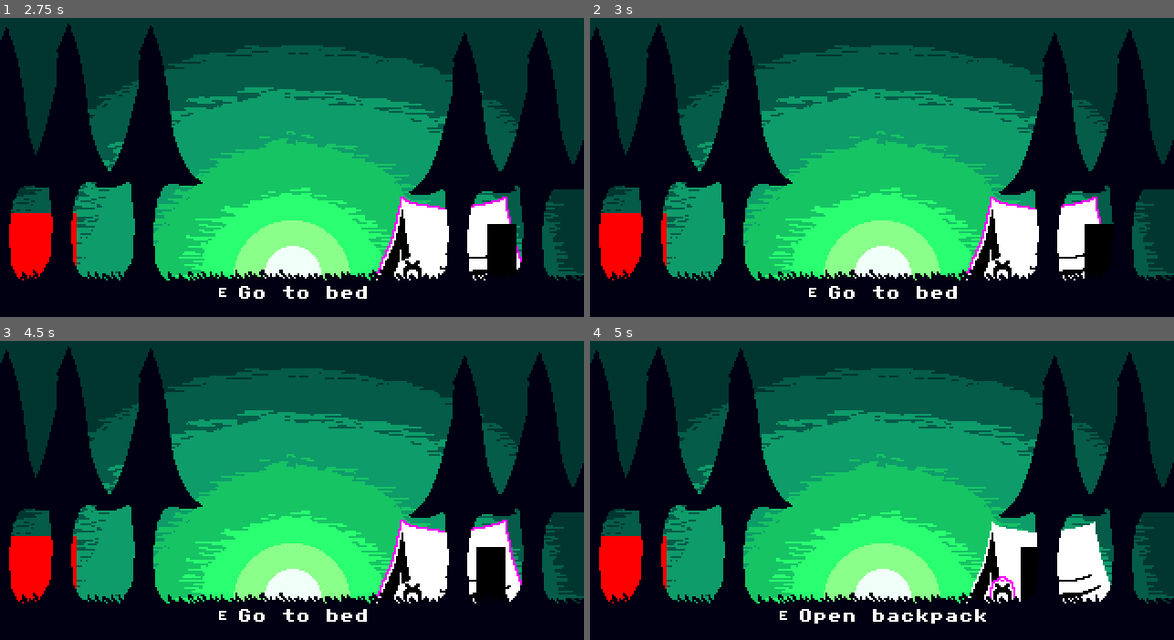
Above: before the commit, frames 1-4 (two rows, left to right).
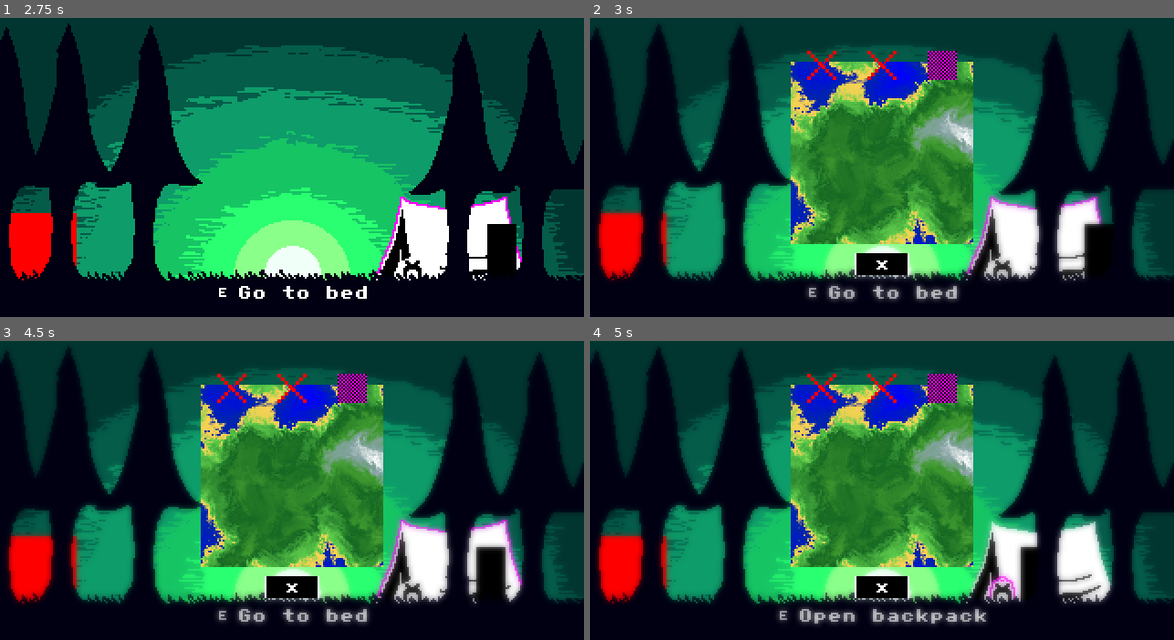
Above: after the commit, the same moments.

Repository: N0nken/turn-based
Game: Godot game, scene res://Scenes/Base of Operations/base_of_operations.tscn
Same seed, same stepped clock (60 frames per second), same inputs: the game is played once before the commit and once after it. The project has no main scene, so this scene is started directly.
Inputs (mouse positions are in pixels of both pictures, inside the frame that each line leads up to):
- Up to frame 1 (2.75 s): tap Enter at 0.5 s; hold D (move_right) 0.53-1.28 s; hold E (interact) 0.53-1.28 s; hold Escape (menu_back, bound only after the commit) 1.28-2.03 s; tap E (interact) at 1.35, 2.3 s; tap Space at 2 s; hold D (move_right) from 2.03 s (still down); hold Shift (run) from 2.03 s (still down)
- Up to frame 2 (3 s): release D (move_right) at 2.78 s; release Shift (run) at 2.78 s; hold W (move_up) from 2.78 s (still down); tap E (interact) at 2.85 s
- Up to frame 3 (4.5 s): release W (move_up) at 3.5 s; click (292, 586) at 3.5 s, where only the run after the commit has a clickable "x"; tap Enter at 4.25 s; hold A (move_left) from 4.28 s (still down); hold E (interact) from 4.28 s (still down)
- Up to frame 4 (5 s): keep holding A (move_left); keep holding E (interact)

Frame 1 is identical in both runs. In frame 2, 27% of the frame differs, in the area x 0-100%, y 10-95%; in frame 3, 28%; in frame 4, 28%, in the area x 0-100%, y 10-96%.

Commit message:
add tent map

Diff:
--- /dev/null
+++ b/Assets/Tent Map Gradients/mountainous_forest.tres
@@ -0,0 +1,5 @@
+[gd_resource type="Gradient" format=3 uid="uid://b2wqnvapsqmot"]
+
+[resource]
+offsets = PackedFloat32Array(0, 0.280992, 0.30854, 0.333333, 0.366391, 0.53719, 0.724518, 0.812672, 0.873278, 1)
+colors = PackedColorArray(0, 0, 1, 1, 0, 0.154, 0.66, 1, 1, 0.821333, 0.33, 1, 0.927681, 0.820019, 0.326487, 1, 0.376245, 0.81, 0.2997, 1, 0.0861, 0.41, 0.134685, 1, 0.252235, 0.61, 0.1891, 1, 0.461201, 0.633, 0.533318, 1, 0.5248, 0.64, 0.63808, 1, 1, 1, 1, 1)
--- a/Prefabs/Interactables/Tent/map.gdshader
+++ b/Prefabs/Interactables/Tent/map.gdshader
@@ -1,21 +1,26 @@
 shader_type canvas_item;
 
-uniform sampler2D noise;
+uniform sampler2D height_map;
+uniform sampler2D detail_height_map;
+uniform sampler2D gradient;
 
 void vertex() {
 	// Called for every vertex the material is visible on.
 }
 
 void fragment() {
-	vec4 noise_color = texture(noise, UV);
-	float avg_color = (noise_color.r + noise_color.g + noise_color.b) / 3.0;
-	if (avg_color < 0.3) {
-		COLOR.rgb = vec3(0.0, 0.0, 1.0);
-	} else if (avg_color < 0.6) {
-		COLOR.rgb = vec3(0.0, 1.0, 0.0);
-	} else if (avg_color < 0.9) {
-		COLOR.rgb = vec3(0.1, 0.1, 0.1);
-	}
+	vec4 height_color = texture(height_map, UV);
+	float height = (height_color.r + height_color.g + height_color.b) / 3.0;
+	COLOR = height_color;
+	//COLOR.rgb = texture(color_curve, vec2(height, UV.y)).rgb;
+	//vec4 detail_height_color = texture(detail_height_map, UV);
+	//float brightness_factor = height / COLOR.b;
+	//if (COLOR.r >= COLOR.g && COLOR.r >= COLOR.b) {
+		//brightness_factor = height / COLOR.r;
+	//} else if (COLOR.g >= COLOR.r && COLOR.g >= COLOR.b) {
+		//brightness_factor = height / COLOR.g;
+	//}
+	//COLOR.rgb *= brightness_factor;
 }
 
 //void light() {
--- /dev/null
+++ b/Prefabs/Interactables/Tent/tent_map.gd
@@ -0,0 +1,54 @@
+class_name TentUI
+extends Control
+
+@export var shader_map : ColorRect = null
+@export var shader_map_gradients : Array[Gradient] = []
+@export var randomize_color_curve := false
+@export var dungeon_icons : Array[Texture2D] = []
+@export var dungeon_count := 3
+@export var dungeon_position_x_offset := Vector2i(5, 5)
+@export var dungeon_position_graph : Graph = null
+
+var graph_offset = randi_range(0, 50)
+var packed_dungeon := preload(Filepaths.MAP_DUNGEON)
+
+func _ready() -> void:
+	if shader_map:
+		var height_map : NoiseTexture2D = shader_map.material.get_shader_parameter("height_map")
+		height_map.noise.seed = randi()
+		if randomize_color_curve:
+			height_map.color_ramp = shader_map_gradients.pick_random()
+		shader_map.material.set_shader_parameter("height_map", height_map)
+	generate_dungeons(dungeon_count)
+	self.visibility_changed.connect(_on_visibility_changed)
+
+
+func _input(event: InputEvent) -> void:
+	if visible:
+		if event.is_action_pressed("menu_back"):
+			self.hide()
+
+
+func generate_dungeons(count : int) -> void:
+	for i in range(count):
+		var new_dungeon := packed_dungeon.instantiate()
+		new_dungeon.icon = dungeon_icons.pick_random()
+		var c := 100 / count * (i + 1)
+		new_dungeon.position.x = randi_range(c - dungeon_position_x_offset.x, c + dungeon_position_x_offset.y) - 100 / (2 * count) - new_dungeon.size.x / 2
+		new_dungeon.position.y = get_dungeon_y(new_dungeon.position.x)
+		new_dungeon.position -= Vector2(50, 50)
+		get_node("Map").add_child(new_dungeon)
+
+
+func get_dungeon_y(x : int) -> int:
+	return int(dungeon_position_graph.sample([x, graph_offset]))
+	#return int(32 * sin(2 * PI / 50 * (x + graph_offset)) + 50)
+
+
+func _on_button_pressed() -> void:
+	self.hide()
+
+
+func _on_visibility_changed() -> void:
+	if visible:
+		get_node("Button").grab_focus()
--- /dev/null
+++ b/Prefabs/Interactables/Tent/tent_map.tscn
@@ -0,0 +1,90 @@
+[gd_scene load_steps=14 format=3 uid="uid://byx5c1c0bquj2"]
+
+[ext_resource type="Script" uid="uid://dqr0pgjm4qat4" path="res://Prefabs/Interactables/Tent/tent_map.gd" id="1_g55hc"]
+[ext_resource type="Shader" uid="uid://dif7bjvktfkd4" path="res://Prefabs/Interactables/Tent/map.gdshader" id="2_1lmj1"]
+[ext_resource type="Shader" uid="uid://c0ni6abajndjg" path="res://Shaders/blur.gdshader" id="2_l3qgq"]
+[ext_resource type="Texture2D" uid="uid://c0conprn03r4g" path="res://Assets/Images/Icons/misc/16x16_cross.png" id="2_xil32"]
+[ext_resource type="Texture2D" uid="uid://ccna04omuucp8" path="res://Assets/Images/Icons/misc/lock.png" id="3_1xitt"]
+[ext_resource type="Gradient" uid="uid://b2wqnvapsqmot" path="res://Assets/Tent Map Gradients/mountainous_forest.tres" id="3_5eas0"]
+[ext_resource type="Texture2D" uid="uid://ckkl5netvo8e1" path="res://Assets/Images/Icons/misc/16x16_texture_not_found.png" id="4_4m2lk"]
+[ext_resource type="Script" uid="uid://dtqk60bdwkv33" path="res://Resources/graph.gd" id="5_1xitt"]
+
+[sub_resource type="Resource" id="Resource_1xitt"]
+script = ExtResource("5_1xitt")
+function = "32 * sin(2 * PI / 50 * (x + graph_offset)) + 50"
+variables = Array[String](["x", "y"])
+metadata/_custom_type_script = "uid://dtqk60bdwkv33"
+
+[sub_resource type="ShaderMaterial" id="ShaderMaterial_k4f0x"]
+shader = ExtResource("2_l3qgq")
+shader_parameter/lod = 0.6
+
+[sub_resource type="FastNoiseLite" id="FastNoiseLite_l3qgq"]
+noise_type = 3
+domain_warp_enabled = true
+domain_warp_frequency = 0.03
+domain_warp_fractal_octaves = 10
+
+[sub_resource type="NoiseTexture2D" id="NoiseTexture2D_k4f0x"]
+width = 100
+height = 100
+color_ramp = ExtResource("3_5eas0")
+noise = SubResource("FastNoiseLite_l3qgq")
+
+[sub_resource type="ShaderMaterial" id="ShaderMaterial_5eas0"]
+shader = ExtResource("2_1lmj1")
+shader_parameter/height_map = SubResource("NoiseTexture2D_k4f0x")
+
+[node name="TentUI" type="Control" node_paths=PackedStringArray("shader_map")]
+layout_mode = 3
+anchors_preset = 15
+anchor_right = 1.0
+anchor_bottom = 1.0
+grow_horizontal = 2
+grow_vertical = 2
+script = ExtResource("1_g55hc")
+shader_map = NodePath("Map/ShaderMapTexture")
+dungeon_icons = Array[Texture2D]([ExtResource("2_xil32"), ExtResource("3_1xitt"), ExtResource("4_4m2lk")])
+dungeon_position_x_offset = Vector2i(0, 0)
+dungeon_position_graph = SubResource("Resource_1xitt")
+
+[node name="BackgroundBlur" type="ColorRect" parent="."]
+material = SubResource("ShaderMaterial_k4f0x")
+layout_mode = 1
+anchors_preset = 15
+anchor_right = 1.0
+anchor_bottom = 1.0
+grow_horizontal = 2
+grow_vertical = 2
+color = Color(0, 0, 0, 1)
+
+[node name="Button" type="Button" parent="."]
+layout_mode = 0
+offset_left = 145.0
+offset_top = 145.0
+offset_right = 175.0
+offset_bottom = 157.0
+text = "x"
+
+[node name="Map" type="Control" parent="."]
+layout_mode = 1
+anchor_left = 0.344
+anchor_top = 0.222
+anchor_right = 0.656
+anchor_bottom = 0.778
+offset_left = -0.0800018
+offset_top = 0.0399971
+offset_right = 0.0799866
+offset_bottom = -0.0400085
+
+[node name="ShaderMapTexture" type="ColorRect" parent="Map"]
+texture_filter = 1
+material = SubResource("ShaderMaterial_5eas0")
+layout_mode = 1
+anchors_preset = 15
+anchor_right = 1.0
+anchor_bottom = 1.0
+grow_horizontal = 2
+grow_vertical = 2
+
+[connection signal="pressed" from="Button" to="." method="_on_button_pressed"]
--- /dev/null
+++ b/Prefabs/Interactables/Tent/tent_map_dungeon.gd
@@ -0,0 +1,11 @@
+class_name TentMapDungeon
+extends Button
+
+var total_dungeon_count := 3
+var dungeon_index := 0
+var dungeon_position_x_offset := Vector2i(5, 5)
+var graph_offset := randi_range(0, 50)
+
+func _ready() -> void:
+	pass
+	#self.position -= Vector2(50, 50)
--- /dev/null
+++ b/Prefabs/Interactables/Tent/tent_map_dungeon.tscn
@@ -0,0 +1,52 @@
+[gd_scene load_steps=13 format=3 uid="uid://18kpyukf61f4"]
+
+[ext_resource type="Script" uid="uid://ct23hdmjy02eo" path="res://Prefabs/Interactables/Tent/tent_map_dungeon.gd" id="1_1u5nn"]
+
+[sub_resource type="StyleBoxEmpty" id="StyleBoxEmpty_2j71m"]
+
+[sub_resource type="StyleBoxEmpty" id="StyleBoxEmpty_1u5nn"]
+
+[sub_resource type="StyleBoxEmpty" id="StyleBoxEmpty_hpqod"]
+
+[sub_resource type="StyleBoxEmpty" id="StyleBoxEmpty_s5qw5"]
+
+[sub_resource type="StyleBoxEmpty" id="StyleBoxEmpty_l5lx7"]
+
+[sub_resource type="StyleBoxEmpty" id="StyleBoxEmpty_pdh43"]
+
+[sub_resource type="StyleBoxEmpty" id="StyleBoxEmpty_2f6is"]
+
+[sub_resource type="StyleBoxEmpty" id="StyleBoxEmpty_1vf0s"]
+
+[sub_resource type="StyleBoxEmpty" id="StyleBoxEmpty_frpje"]
+
+[sub_resource type="StyleBoxEmpty" id="StyleBoxEmpty_2jc08"]
+
+[sub_resource type="StyleBoxEmpty" id="StyleBoxEmpty_iys3o"]
+
+[node name="TentMapDungeon" type="Button"]
+anchors_preset = 8
+anchor_left = 0.5
+anchor_top = 0.5
+anchor_right = 0.5
+anchor_bottom = 0.5
+offset_left = -2.0
+offset_top = -2.0
+offset_right = 2.0
+offset_bottom = 2.0
+grow_horizontal = 2
+grow_vertical = 2
+size_flags_horizontal = 4
+size_flags_vertical = 4
+theme_override_styles/focus = SubResource("StyleBoxEmpty_2j71m")
+theme_override_styles/disabled_mirrored = SubResource("StyleBoxEmpty_1u5nn")
+theme_override_styles/disabled = SubResource("StyleBoxEmpty_hpqod")
+theme_override_styles/hover_pressed_mirrored = SubResource("StyleBoxEmpty_s5qw5")
+theme_override_styles/hover_pressed = SubResource("StyleBoxEmpty_l5lx7")
+theme_override_styles/hover_mirrored = SubResource("StyleBoxEmpty_pdh43")
+theme_override_styles/hover = SubResource("StyleBoxEmpty_2f6is")
+theme_override_styles/pressed_mirrored = SubResource("StyleBoxEmpty_1vf0s")
+theme_override_styles/pressed = SubResource("StyleBoxEmpty_frpje")
+theme_override_styles/normal_mirrored = SubResource("StyleBoxEmpty_2jc08")
+theme_override_styles/normal = SubResource("StyleBoxEmpty_iys3o")
+script = ExtResource("1_1u5nn")
--- a/Prefabs/Interactables/Tent/tent_ui.gd
+++ /dev/null
@@ -1,10 +0,0 @@
-class_name TentUI
-extends Control
-
-@export var shader_map : ColorRect = null
-
-func _ready() -> void:
-	if shader_map:
-		var noise_texture : NoiseTexture2D = shader_map.material.get_shader_parameter("noise")
-		noise_texture.noise.seed = randi()
-		shader_map.material.set_shader_parameter("noise", noise_texture)
--- a/Prefabs/Interactables/Tent/tent_ui.tscn
+++ /dev/null
@@ -1,46 +0,0 @@
-[gd_scene load_steps=6 format=3 uid="uid://byx5c1c0bquj2"]
-
-[ext_resource type="Script" uid="uid://dqr0pgjm4qat4" path="res://Prefabs/Interactables/Tent/tent_ui.gd" id="1_g55hc"]
-[ext_resource type="Shader" uid="uid://dif7bjvktfkd4" path="res://Prefabs/Interactables/Tent/map.gdshader" id="2_1lmj1"]
-
-[sub_resource type="FastNoiseLite" id="FastNoiseLite_1lmj1"]
-noise_type = 3
-frequency = 0.03
-fractal_type = 0
-domain_warp_enabled = true
-domain_warp_frequency = 0.1
-domain_warp_fractal_octaves = 2
-
-[sub_resource type="NoiseTexture2D" id="NoiseTexture2D_1lmj1"]
-width = 100
-height = 100
-noise = SubResource("FastNoiseLite_1lmj1")
-
-[sub_resource type="ShaderMaterial" id="ShaderMaterial_5eas0"]
-shader = ExtResource("2_1lmj1")
-shader_parameter/noise = SubResource("NoiseTexture2D_1lmj1")
-
-[node name="TentUI" type="Control" node_paths=PackedStringArray("shader_map")]
-layout_mode = 3
-anchors_preset = 15
-anchor_right = 1.0
-anchor_bottom = 1.0
-grow_horizontal = 2
-grow_vertical = 2
-script = ExtResource("1_g55hc")
-shader_map = NodePath("ShaderMapTexture")
-
-[node name="MapTexture" type="TextureRect" parent="."]
-layout_mode = 0
-offset_left = 110.0
-offset_top = 40.0
-offset_right = 210.0
-offset_bottom = 140.0
-
-[node name="ShaderMapTexture" type="ColorRect" parent="."]
-material = SubResource("ShaderMaterial_5eas0")
-layout_mode = 0
-offset_left = 110.0
-offset_top = 40.0
-offset_right = 210.0
-offset_bottom = 140.0
--- /dev/null
+++ b/Resources/graph.gd
@@ -0,0 +1,14 @@
+class_name Graph
+extends Resource
+
+@export var function := ""
+@export var variables : Array[String] = []
+
+func sample(values : Array[float]) -> float:
+	var expression := Expression.new()
+	expression.parse(function)
+	var result = expression.execute(values)
+	if expression.has_execute_failed():
+		print("expression execution failed: ", expression)
+		print(expression.get_error_text())
+	return 0.0
--- a/Scenes/Base of Operations/base_of_operations.tscn
+++ b/Scenes/Base of Operations/base_of_operations.tscn
@@ -7,6 +7,7 @@
 [ext_resource type="PackedScene" uid="uid://bmxd01u1nbyto" path="res://Prefabs/Interactables/Tent/i_tent.tscn" id="3_y8go5"]
 [ext_resource type="PackedScene" uid="uid://d4noluwhft7ab" path="res://Prefabs/Interactables/Backpack/i_backpack.tscn" id="7_owqv4"]
 [ext_resource type="Texture2D" uid="uid://q8ufuqg7o02k" path="res://Assets/Images/Camp Environment/camp_foreground_v2.png" id="8_5180l"]
+[ext_resource type="PackedScene" uid="uid://byx5c1c0bquj2" path="res://Prefabs/Interactables/Tent/tent_map.tscn" id="9_5180l"]
 [ext_resource type="PackedScene" uid="uid://cuqe06ndiit1l" path="res://Prefabs/Interactables/Shop/i_shop.tscn" id="10_ornhg"]
 
 [sub_resource type="WorldBoundaryShape2D" id="WorldBoundaryShape2D_mnk04"]
@@ -56,8 +57,9 @@
 [node name="Midground" type="Node2D" parent="."]
 position = Vector2(0, 20)
 
-[node name="Tent" parent="Midground" node_paths=PackedStringArray("interaction_manager", "label_position") instance=ExtResource("3_y8go5")]
+[node name="Tent" parent="Midground" node_paths=PackedStringArray("ui", "interaction_manager", "label_position") instance=ExtResource("3_y8go5")]
 position = Vector2(244, 118)
+ui = NodePath("../../UI/Control/TentUI")
 interaction_manager = NodePath("../../UI/Control/InteractionManager")
 label_position = NodePath("../../UI/Control/InteractionManager/UnifiedLabelPosition")
 
@@ -135,3 +137,7 @@
 size_flags_horizontal = 4
 theme_override_font_sizes/font_size = 8
 vertical_alignment = 1
+
+[node name="TentUI" parent="UI/Control" instance=ExtResource("9_5180l")]
+visible = false
+layout_mode = 1
--- /dev/null
+++ b/Shaders/blur.gdshader
@@ -0,0 +1,9 @@
+shader_type canvas_item;
+
+uniform float lod: hint_range(0.0, 5) = 0.0;
+uniform sampler2D SCREEN_TEXTURE : hint_screen_texture;
+
+void fragment(){
+	vec4 color = texture(SCREEN_TEXTURE, SCREEN_UV, lod);
+	COLOR = color;
+}
--- a/System/Singletons/filepaths.gd
+++ b/System/Singletons/filepaths.gd
@@ -26,4 +26,5 @@
 const TEXTURE_NOT_FOUND := "uid://ckkl5netvo8e1"
 const TOTALLY_SUPER_IMPORTANT_COCONUT_PNG_DO_NOT_REMOVE := "uid://kf13nfj10e37"
 const PACKED_CLOUD := "uid://cxx6piymain34"
-const SS_INPUT_ICONS := "uid://dqqhuqgdi7hwh" # change to actual img. currently godot icon
+const SS_INPUT_ICONS := "uid://dqqhuqgdi7hwh" # add the rest of the buttons
+const MAP_DUNGEON := "uid://18kpyukf61f4"
--- a/project.godot
+++ b/project.godot
@@ -95,6 +95,11 @@
 "events": [Object(InputEventKey,"resource_local_to_scene":false,"resource_name":"","device":-1,"window_id":0,"alt_press …(192 unchanged characters)…
 ]
 }
+menu_back={
+"deadzone": 0.2,
+"events": [Object(InputEventKey,"resource_local_to_scene":false,"resource_name":"","device":-1,"window_id":0,"alt_pressed":false,"shift_pressed":false,"ctrl_pressed":false,"meta_pressed":false,"pressed":false,"keycode":0,"physical_keycode":4194305,"key_label":0,"unicode":0,"location":0,"echo":false,"script":null)
+]
+}
 
 [layer_names]
 
Renamed: Prefabs/Interactables/Tent/tent_ui.gd.uid -> Prefabs/Interactables/Tent/tent_map.gd.uid
Not shown, added: Prefabs/Interactables/Tent/tent_map_dungeon.gd.uid
Not shown, added: Resources/graph.gd.uid
Not shown: 1 places in Scenes/Base of Operations/base_of_operations.tscn that only renumber resources
Not shown, added: Shaders/blur.gdshader.uid
